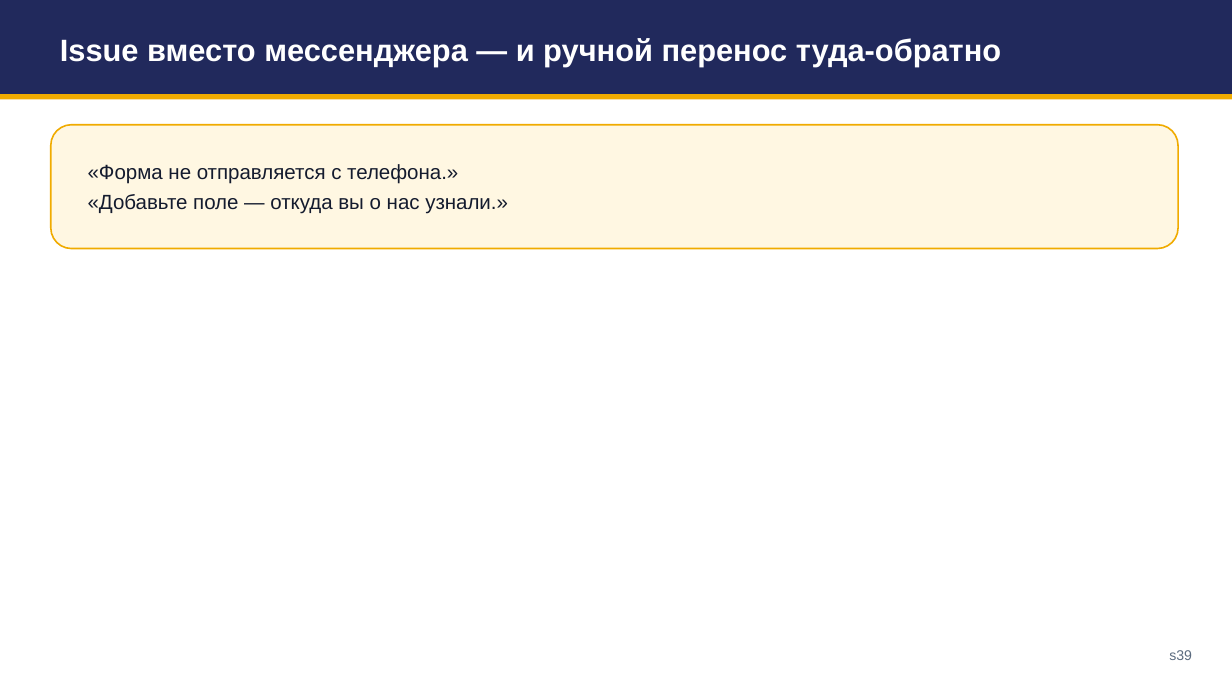
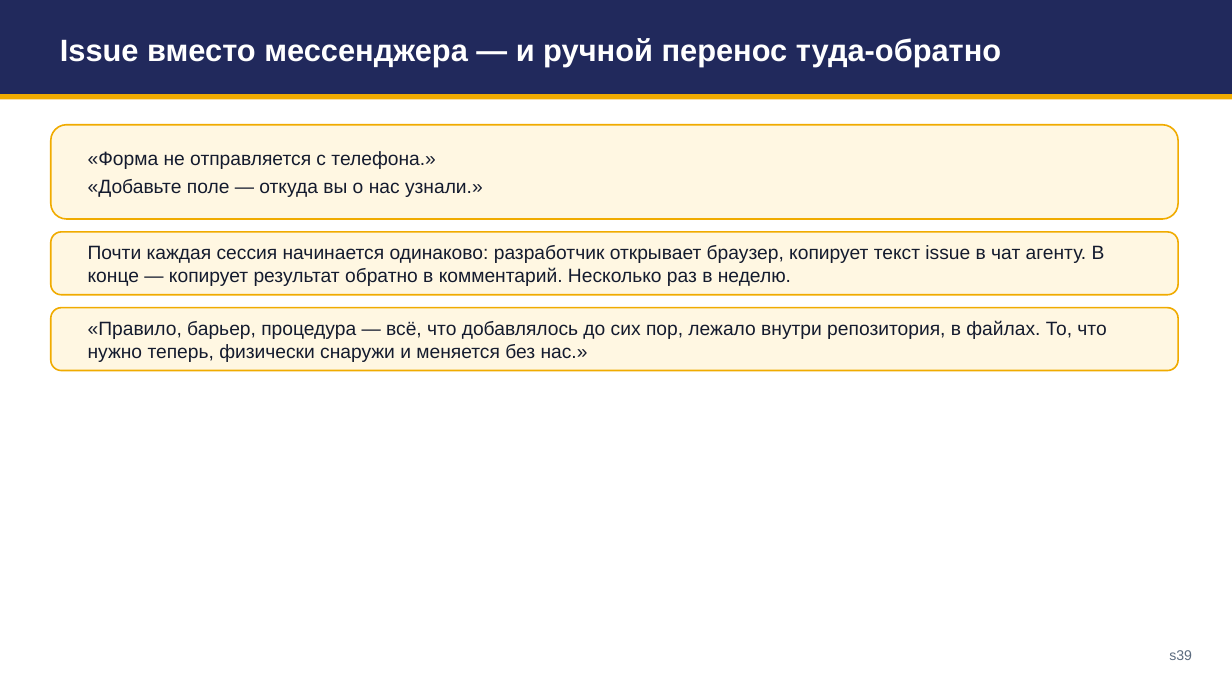
Before and after one commit to tellina-study/AI-usage-lessons, a slide deck: slide 39 of library/seminars/sem-05/rendered/sem-05.pptx. Drawn at 1232x693 pixels with LibreOffice and Linux fonts; fonts in the diff are those of the drawing. Boxes give left, top, right and bottom in pixels: in the first picture for what was removed or moved away, otherwise in the second. Text is boxed around its words. In the diff, an @@ line names an element or a change of style, - is before the commit and + after.

```diff
--- a/library/seminars/sem-05/rendered/sem-05.pptx
+++ b/library/seminars/sem-05/rendered/sem-05.pptx
@@ rounded rectangle: place and size @@
-rounded rectangle at box(51, 125, 1178, 249)
+rounded rectangle at box(51, 125, 1178, 219)
@@ text "«Форма не отправляется с телефона.»" at box(88, 151, 483, 197): size 16 to 15 pt @@
@@ rounded rectangle added at box(51, 232, 1178, 295), fill #FFF7E2, outline #F0AB00 1.25 pt @@
@@ text added at box(88, 245, 1105, 286), 15 pt, text #141B2E @@
+Почти каждая сессия начинается одинаково: разработчик открывает браузер, копирует текст issue в чат агенту. В конце — копирует результат обратно в комментарий. Несколько раз в неделю.
@@ rounded rectangle added at box(51, 308, 1178, 371), fill #FFF7E2, outline #F0AB00 1.25 pt @@
@@ text added at box(88, 320, 1106, 362), 15 pt, text #141B2E @@
+«Правило, барьер, процедура — всё, что добавлялось до сих пор, лежало внутри репозитория, в файлах. То, что нужно теперь, физически снаружи и меняется без нас.»
```
Also in this commit, not shown: 47 other slides changed, 1 slide added, 1 slide removed, 1 other file.
